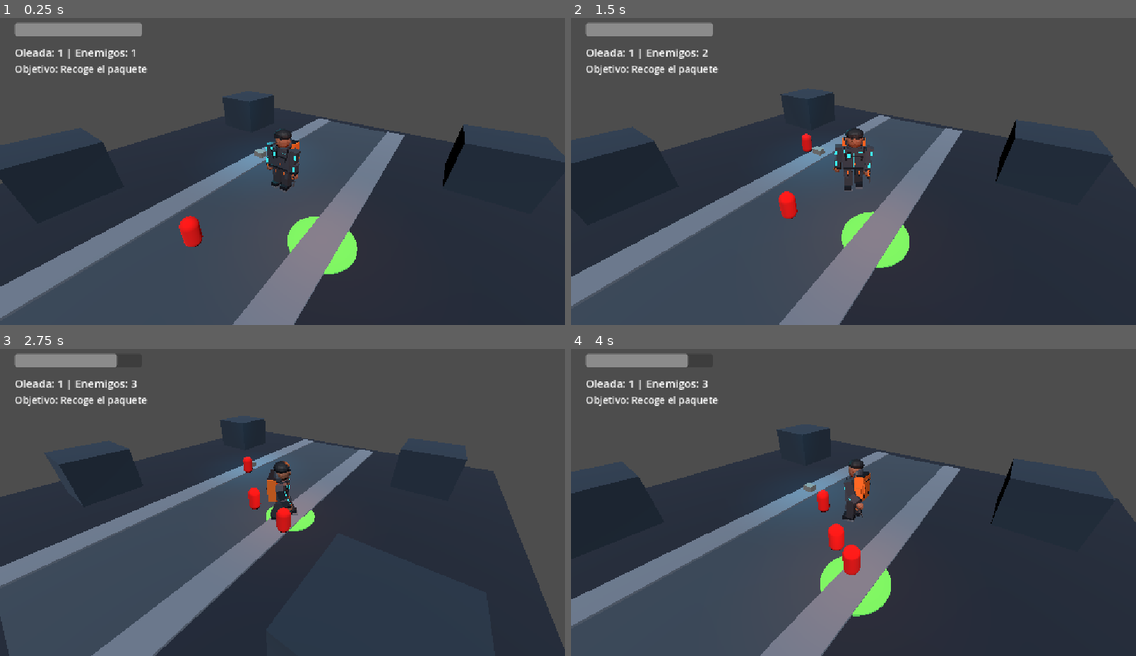
Above: before the commit, frames 1-4 (two rows, left to right).
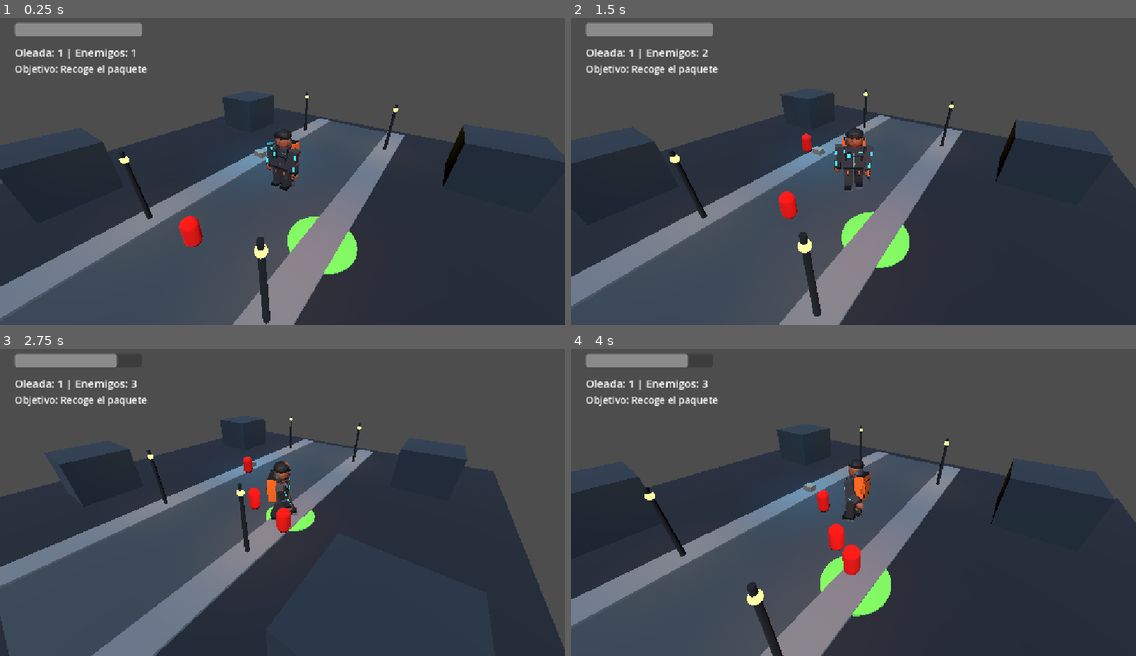
Above: after the commit, the same moments.

Repository: luismedinadl/la-ultima-ruta
Game: Godot game, scene res://scenes/levels/level_01.tscn
Two runs of this game, one before a commit and one after it. Both use one fixed random seed, a clock stepped at 60 frames per second and the inputs below. This scene is started directly instead of the project's main scene.
Inputs:
- Up to frame 1 (0.25 s): no input
- Up to frame 2 (1.5 s): hold D (move_right) 0.53-1.28 s; tap Space (attack) at 0.6 s; hold S (move_back) from 1.28 s (still down); tap R at 1.35 s
- Up to frame 3 (2.75 s): release S (move_back) at 2.03 s; hold D (move_right) from 2.03 s (still down); tap Space (attack) at 2.1 s
- Up to frame 4 (4 s): release D (move_right) at 2.78 s; hold W (move_forward) 2.78-3.53 s; tap R at 2.85 s; hold A (move_left) from 3.53 s (still down); tap Space (attack) at 3.6 s

The runs differ from the first frame. In frame 1, 0.7% of the frame differs, in the area x 21-71%, y 24-100%; in frame 2, 0.7%; in frame 3, 0.6%; in frame 4, 0.8%, in the area x 13-79%, y 24-100%.

Commit message:
Lámparas de calle

Diff:
--- a/scenes/levels/level_01.tscn
+++ b/scenes/levels/level_01.tscn
@@ -5,6 +5,7 @@
 [ext_resource type="Script" uid="uid://dndyatylcghsy" path="res://scenes/enemy_spawner.gd" id="3_1ey3t"]
 [ext_resource type="PackedScene" uid="uid://6xsjb6oguoi2" path="res://scenes/objects/delivery_package.tscn" id="4_t0hvh"]
 [ext_resource type="PackedScene" uid="uid://b2dmskumko1je" path="res://scenes/objects/delivery_zone.tscn" id="5_kfebt"]
+[ext_resource type="PackedScene" uid="uid://fctqs4f7ohaw" path="res://scenes/objects/street_lamp.tscn" id="6_50wog"]
 
 [sub_resource type="BoxShape3D" id="BoxShape3D_6pp72"]
 size = Vector3(40, 0.5, 40)
@@ -186,3 +187,15 @@
 light_color = Color(1, 0.47843137, 0.09411765, 1)
 light_energy = 3.0
 omni_range = 10.0
+
+[node name="StreetLamp" parent="." unique_id=1897009230 instance=ExtResource("6_50wog")]
+transform = Transform3D(1, 0, 0, 0, 1, 0, 0, 0, 1, -5, 0, -12)
+
+[node name="StreetLamp2" parent="." unique_id=1930920029 instance=ExtResource("6_50wog")]
+transform = Transform3D(1, 0, 0, 0, 1, 0, 0, 0, 1, 5, 0, -12)
+
+[node name="StreetLamp3" parent="." unique_id=1361884128 instance=ExtResource("6_50wog")]
+transform = Transform3D(1, 0, 0, 0, 1, 0, 0, 0, 1, -5, 0, 8)
+
+[node name="StreetLamp4" parent="." unique_id=166367435 instance=ExtResource("6_50wog")]
+transform = Transform3D(1, 0, 0, 0, 1, 0, 0, 0, 1, 5, 0, 8)
--- /dev/null
+++ b/scenes/objects/street_lamp.tscn
@@ -0,0 +1,37 @@
+[gd_scene format=3 uid="uid://fctqs4f7ohaw"]
+
+[sub_resource type="StandardMaterial3D" id="StandardMaterial3D_tyqlt"]
+albedo_color = Color(0.09411765, 0.1254902, 0.16862746, 1)
+
+[sub_resource type="CylinderMesh" id="CylinderMesh_6pp72"]
+material = SubResource("StandardMaterial3D_tyqlt")
+top_radius = 0.12
+bottom_radius = 0.16
+height = 5.0
+
+[sub_resource type="StandardMaterial3D" id="StandardMaterial3D_ek1io"]
+albedo_color = Color(1, 0.72156864, 0.3019608, 1)
+emission_enabled = true
+emission = Color(1, 0.72156864, 0.3019608, 1)
+emission_energy_multiplier = 2.0
+
+[sub_resource type="SphereMesh" id="SphereMesh_6pp72"]
+material = SubResource("StandardMaterial3D_ek1io")
+radius = 0.22
+height = 0.44
+
+[node name="StreetLamp" type="Node3D" unique_id=1897009230]
+
+[node name="MeshInstance3D" type="MeshInstance3D" parent="." unique_id=215783597]
+transform = Transform3D(1, 0, 0, 0, 1, 0, 0, 0, 1, 0, 2.5, 0)
+mesh = SubResource("CylinderMesh_6pp72")
+
+[node name="LampLight" type="OmniLight3D" parent="." unique_id=446031360]
+transform = Transform3D(1, 0, 0, 0, 1, 0, 0, 0, 1, 0, 4.5, 0)
+light_color = Color(1, 0.72156864, 0.3019608, 1)
+light_energy = 2.0
+omni_range = 8.0
+
+[node name="Bulb" type="MeshInstance3D" parent="." unique_id=1062210094]
+transform = Transform3D(1, 0, 0, 0, 1, 0, 0, 0, 1, 0, 4.5, 0)
+mesh = SubResource("SphereMesh_6pp72")
